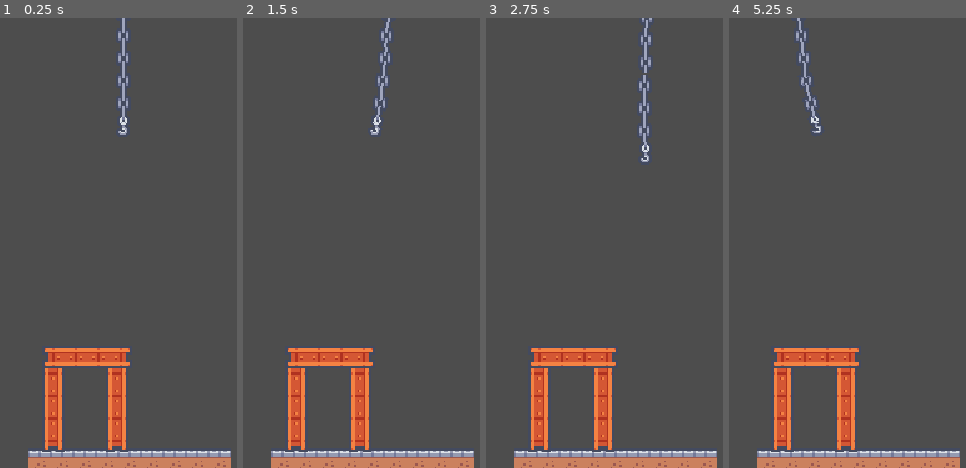
Above: before the commit, frames 1-4 (left to right).
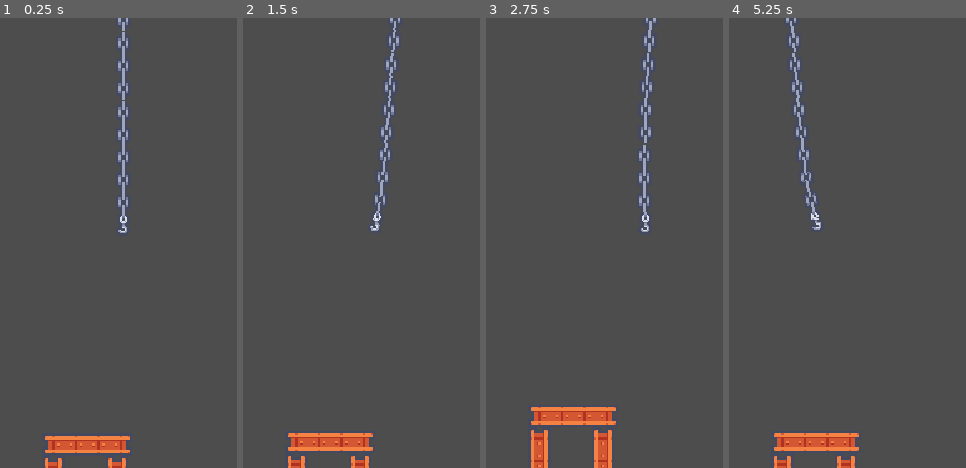
Above: after the commit, the same moments.

Repository: HeadPanda/tower-crane
Game: Godot game, scene res://scenes/main_scenes/level.tscn
Same seed, same stepped clock (60 frames per second), same inputs: the game is played once before the commit and once after it.
Inputs:
- Up to frame 1 (0.25 s): no input
- Up to frame 2 (1.5 s): tap Enter at 0.5 s; hold D (move_right) 0.53-1.28 s; tap Space (attach) at 0.6, 1.35 s; hold Ctrl (move_down) from 1.28 s (still down)
- Up to frame 3 (2.75 s): release Ctrl (move_down) at 2.03 s; hold D (move_right) from 2.03 s (still down); tap Space (attach) at 2.1 s
- Up to frame 4 (5.25 s): release D (move_right) at 2.78 s; hold Shift (move_up) 2.78-3.53 s; tap Space (attach) every 0.75 s from 2.85 to 5.1 s; hold A (move_left) 3.53-5.03 s; hold Ctrl (move_down) from 5.03 s (still down)

The runs differ from the first frame. In frame 1, 8.8% of the frame differs, in the area x 11-98%, y 0-100%; in frame 2, 9.1%; in frame 3, 8.7%; in frame 4, 9.2%.

Commit message:
add camera to crane

Diff:
--- a/scenes/blocks/block.gd
+++ b/scenes/blocks/block.gd
@@ -2,6 +2,7 @@
 extends RigidBody2D
 
 @export var impact_threshold := 125
+var is_held := false
 @onready var sfx: AudioStreamPlayer2D = $SFX
 @onready var sfx_timer: Timer = $SFXTimer
 
@@ -10,6 +11,8 @@
 	if sfx.stream and not sfx.playing:
 		sfx.play()
 
+	freeze = true
+
 
 func _on_body_entered(body: Node) -> void:
 	if linear_velocity.length() > impact_threshold:
--- a/scenes/blocks/metal_block_straight.tscn
+++ b/scenes/blocks/metal_block_straight.tscn
@@ -4,7 +4,7 @@
 [ext_resource type="AudioStream" uid="uid://bwnd02hm5o51i" path="res://assets/audio/COINS_~2.WAV" id="2_a2842"]
 
 [sub_resource type="RectangleShape2D" id="RectangleShape2D_a2842"]
-size = Vector2(67, 14)
+size = Vector2(69, 16)
 
 [node name="MetalBlockStraight" instance=ExtResource("1_ul6sl")]
 
--- a/scenes/crane/crane.gd
+++ b/scenes/crane/crane.gd
@@ -3,7 +3,7 @@
 
 
 @export_group("Crane Control")
-@export var speed := 175.0
+@export var speed := 200.0
 @export var acceleration := 75.0
 @export var friction := 800.0
 @export var top_offset := 8
@@ -57,9 +57,13 @@
 	else:
 		velocity.y = move_toward(velocity.y, 0, friction * delta)
 
-	var camera_top = get_viewport().get_camera_2d().global_position.y - get_viewport_rect().size.y / 2.0
-	if global_position.y > camera_top + top_offset:
-		global_position.y = camera_top + top_offset
+	#var camera_top = get_viewport().get_camera_2d().global_position.y - get_viewport_rect().size.y / 2.0
+	#if global_position.y > camera_top + top_offset:
+		#global_position.y = camera_top + top_offset
+
+	var min_y_pos = 0
+	if global_position.y > min_y_pos + top_offset:
+		global_position.y = min_y_pos + top_offset
 
 	move_and_slide()
 
@@ -93,6 +97,7 @@
 				held_block.set_collision_layer_value(3, false)
 				held_block.set_collision_layer_value(4, true)
 				held_block.set_collision_mask_value(2, false)
+				held_block.freeze = false
 				#held_block.lock_rotation = true
 
 				# Create the joint
--- a/scenes/crane/crane.tscn
+++ b/scenes/crane/crane.tscn
@@ -15,6 +15,16 @@
 collision_layer = 2
 collision_mask = 0
 script = ExtResource("1_v74g6")
+metadata/_edit_vertical_guides_ = [643.0]
+
+[node name="Camera2D" type="Camera2D" parent="."]
+position = Vector2(0, 330)
+limit_left = 0
+limit_right = 640
+limit_bottom = 400
+limit_smoothed = true
+position_smoothing_enabled = true
+position_smoothing_speed = 50.0
 
 [node name="CollisionShape2D" type="CollisionShape2D" parent="."]
 visible = false
--- a/scenes/main_scenes/level.tscn
+++ b/scenes/main_scenes/level.tscn
@@ -5,9 +5,6 @@
 [ext_resource type="PackedScene" uid="uid://1unhserf3qh8" path="res://scenes/blocks/metal_block_straight.tscn" id="3_t0hj8"]
 
 [node name="Level" type="Node2D"]
-
-[node name="Camera2D" type="Camera2D" parent="."]
-position = Vector2(320, 178)
 
 [node name="Background" type="Node2D" parent="."]
 
Not shown: 1 places in resources/tilesets/level_tileset.tres that only renumber resources
